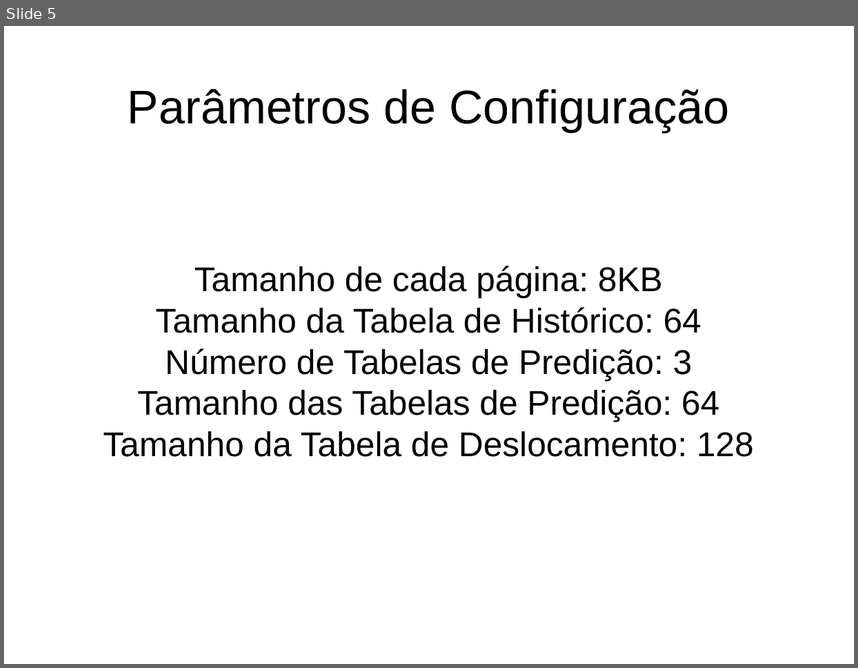
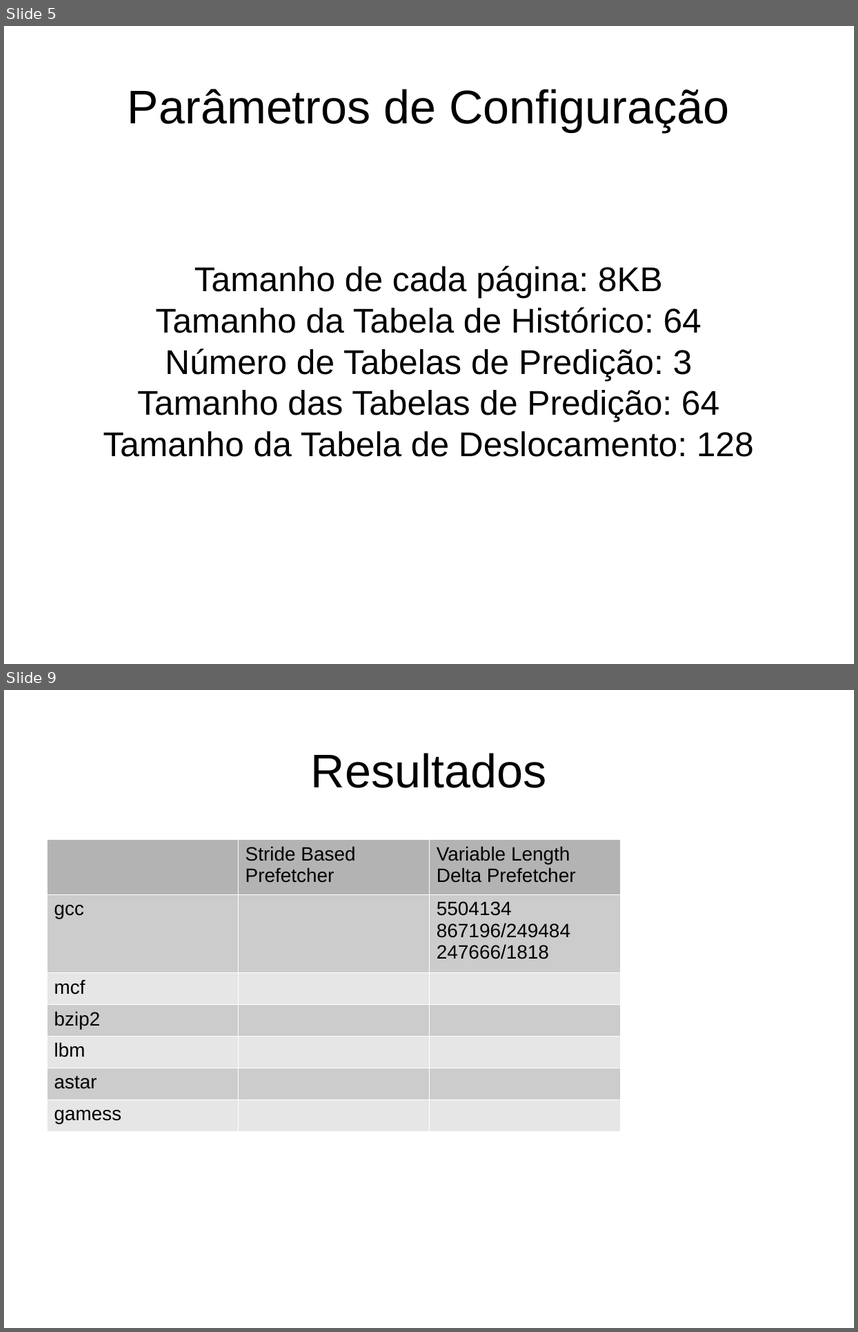
Before and after one commit to rafaelravedutti/hpca, a slide deck: cache/apresentacao.odp. Shown one above the other, each under a label of ours: slide 5 before the commit, slides 5 and 9 after it; the slides between them are not shown. The pictures are 858x668 and 858x1332 pixels, drawn with LibreOffice and Linux fonts; fonts in the diff are those of the drawing. Boxes give left, top, right and bottom in pixels: in the first picture for what was removed or moved away, otherwise in the second. Text is boxed around its words. In the diff, an @@ line names an element or a change of style, - is before the commit and + after.

```diff
--- a/cache/apresentacao.odp
+++ b/cache/apresentacao.odp
@@ slide 9 added at [4,690,854,1328], background #FFFFFF @@
@@ title added at [311,753,546,788], 44 pt, text #000000 @@
+Resultados
@@ table added at [46,839,620,1130], 7 rows, 3 columns @@
+ | Stride Based Prefetcher | Variable Length Delta Prefetcher
+gcc |  | 5504134 / 867196/249484 / 247666/1818
+mcf |  | 
+bzip2 |  | 
+lbm |  | 
+astar |  | 
+gamess |  | 
```
Also in this commit, not shown: 3 other slides added, 1 slide removed.
